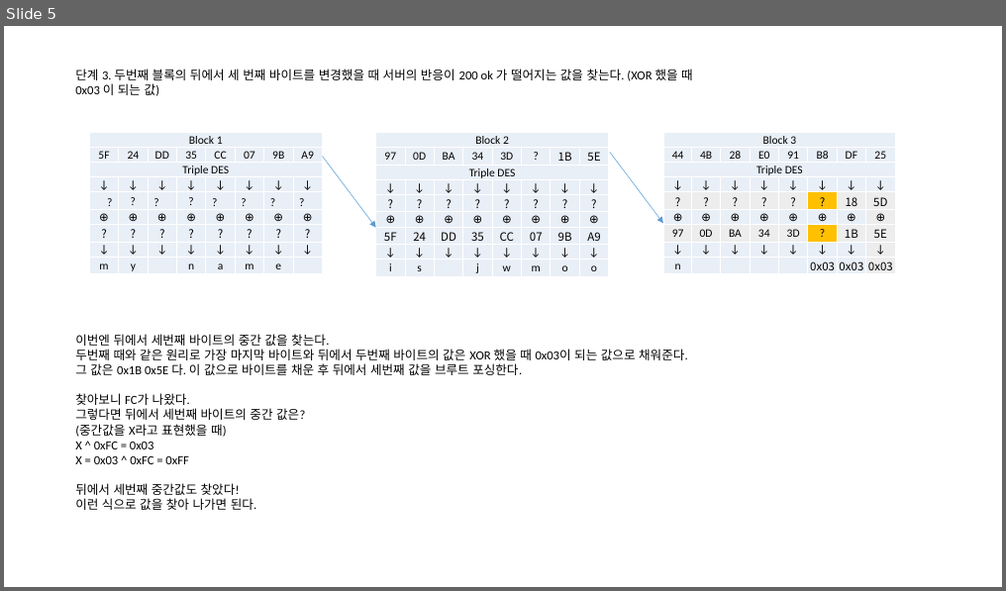
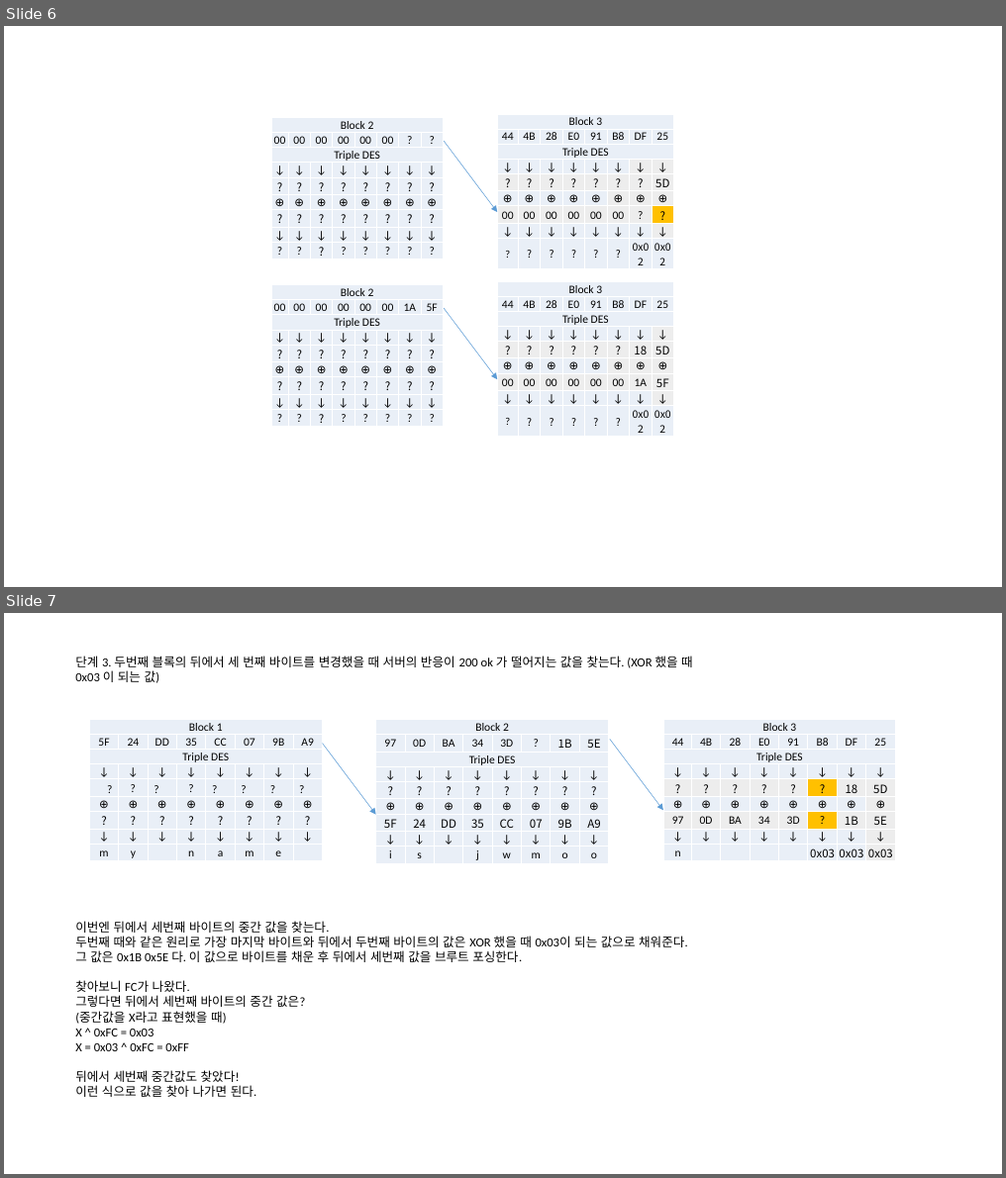
Before and after one commit to JaewoongMoon/my-orgs, a slide deck: hacking/crypto/padding-oracle/flow.pptx. Shown one above the other, each under a label of ours: slide 5 before the commit, slides 6 and 7 after it. The pictures are 1006x591 and 1006x1178 pixels, drawn with LibreOffice and Linux fonts; fonts in the diff are those of the drawing. Boxes give left, top, right and bottom in pixels: in the first picture for what was removed or moved away, otherwise in the second. Text is boxed around its words. In the diff, an @@ line names an element or a change of style, - is before the commit and + after.

```diff
--- a/hacking/crypto/padding-oracle/flow.pptx
+++ b/hacking/crypto/padding-oracle/flow.pptx
@@ slide 6 added at [4,26,1002,587], background #FFFFFF @@
@@ table added at [497,114,675,246], 9 rows, 8 columns @@
+Block 3 |  |  |  |  |  |  | 
+44 | 4B | 28 | E0 | 91 | B8 | DF | 25
+Triple DES |  |  |  |  |  |  | 
+↓ | ↓ | ↓ | ↓ | ↓ | ↓ | ↓ | ↓
+? | ? | ? | ? | ? | ? | ? | 5D
+⊕ | ⊕ | ⊕ | ⊕ | ⊕ | ⊕ | ⊕ | ⊕
+00 | 00 | 00 | 00 | 00 | 00 | ? | ?
+↓ | ↓ | ↓ | ↓ | ↓ | ↓ | ↓ | ↓
+? | ? | ? | ? | ? | ? | 0x02 | 0x02
@@ table added at [271,118,446,249], 9 rows, 8 columns @@
+Block 2 |  |  |  |  |  |  | 
+00 | 00 | 00 | 00 | 00 | 00 | ? | ?
+Triple DES |  |  |  |  |  |  | 
+↓ | ↓ | ↓ | ↓ | ↓ | ↓ | ↓ | ↓
+? | ? | ? | ? | ? | ? | ? | ?
+⊕ | ⊕ | ⊕ | ⊕ | ⊕ | ⊕ | ⊕ | ⊕
+? | ? | ? | ? | ? | ? | ? | ?
+↓ | ↓ | ↓ | ↓ | ↓ | ↓ | ↓ | ↓
+? | ? | ? | ? | ? | ? | ? | ?
@@ arrow added from (444, 141) to (497, 212), #5B9BD5 0.5 pt @@
@@ table added at [271,285,446,416], 9 rows, 8 columns @@
+Block 2 |  |  |  |  |  |  | 
+00 | 00 | 00 | 00 | 00 | 00 | 1A | 5F
+Triple DES |  |  |  |  |  |  | 
+↓ | ↓ | ↓ | ↓ | ↓ | ↓ | ↓ | ↓
+? | ? | ? | ? | ? | ? | ? | ?
+⊕ | ⊕ | ⊕ | ⊕ | ⊕ | ⊕ | ⊕ | ⊕
+? | ? | ? | ? | ? | ? | ? | ?
+↓ | ↓ | ↓ | ↓ | ↓ | ↓ | ↓ | ↓
+? | ? | ? | ? | ? | ? | ? | ?
@@ table added at [497,281,675,412], 9 rows, 8 columns @@
+Block 3 |  |  |  |  |  |  | 
+44 | 4B | 28 | E0 | 91 | B8 | DF | 25
+Triple DES |  |  |  |  |  |  | 
+↓ | ↓ | ↓ | ↓ | ↓ | ↓ | ↓ | ↓
+? | ? | ? | ? | ? | ? | 18 | 5D
+⊕ | ⊕ | ⊕ | ⊕ | ⊕ | ⊕ | ⊕ | ⊕
+00 | 00 | 00 | 00 | 00 | 00 | 1A | 5F
+↓ | ↓ | ↓ | ↓ | ↓ | ↓ | ↓ | ↓
+? | ? | ? | ? | ? | ? | 0x02 | 0x02
@@ arrow added from (444, 308) to (497, 379), #5B9BD5 0.5 pt @@
@@ what was slide 5 is now slide 7 @@
```
Also in this commit, not shown: 2 slides changed, 1 other slide added, 32 other files.
